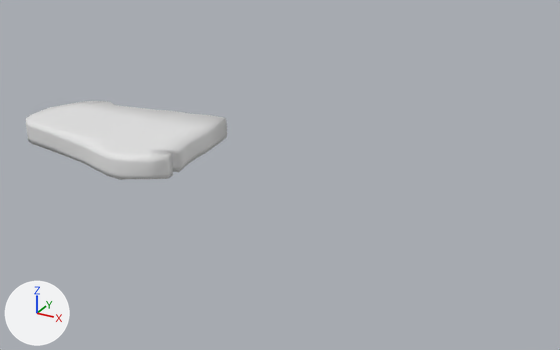
What one commit did to the Blender file Carne.blend.
Camera for both pictures: a 50 mm lens placed at (21.4, -24.13, 12.35), pointed at (7.88, 0.45, 0.06). Lighting does not change. The marker at lower left points along +X, +Y and +Z. Materials are left out; every surface is plain grey.
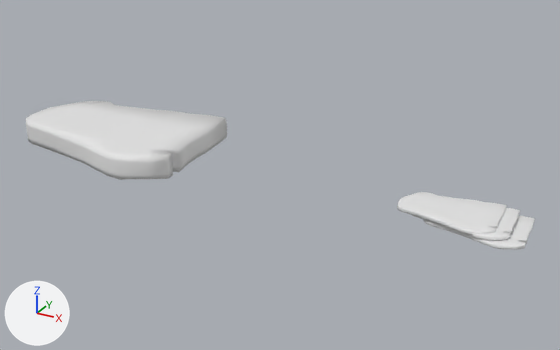
Commit message: Gordita y Carne

Where the change shows, as pixel boxes (x1, y1, x2, y2) in the pictures (560 x 350 px):
'Plane.003', added
    after: (397, 192, 507, 235)
'Plane.002', added
    after: (423, 216, 535, 249)
'Plane.001', added
    after: (411, 208, 520, 240)

Diff of the bpy script that builds the scene:
```diff
--- a/Carne.blend.py
+++ b/Carne.blend.py
@@ me_plane_005 @@
+me_plane_005.from_pydata(...)  # 228 vertices, 226 faces; spans x -4.07..4.15, y -2.84..2.96, z -0.02..1.0
@@ ob_plane_003 @@
+ob_plane_003 = bpy.data.objects.new('Plane.003', me_plane_005)
+ob_plane_003.location = (14.81, 0.12, 0.22)
+ob_plane_003.scale = (0.438, 0.438, 0.137)
@@ ob_plane_001 @@
+ob_plane_001 = bpy.data.objects.new('Plane.001', me_plane_005.copy())
+ob_plane_001.location = (15.29, 0.1, 0.15)
+ob_plane_001.scale = (0.438, 0.438, 0.137)
@@ ob_plane_002 @@
+ob_plane_002 = bpy.data.objects.new('Plane.002', me_plane_005.copy())
+ob_plane_002.location = (15.84, 0.0, 0.0)
+ob_plane_002.scale = (0.438, 0.438, 0.137)
```
